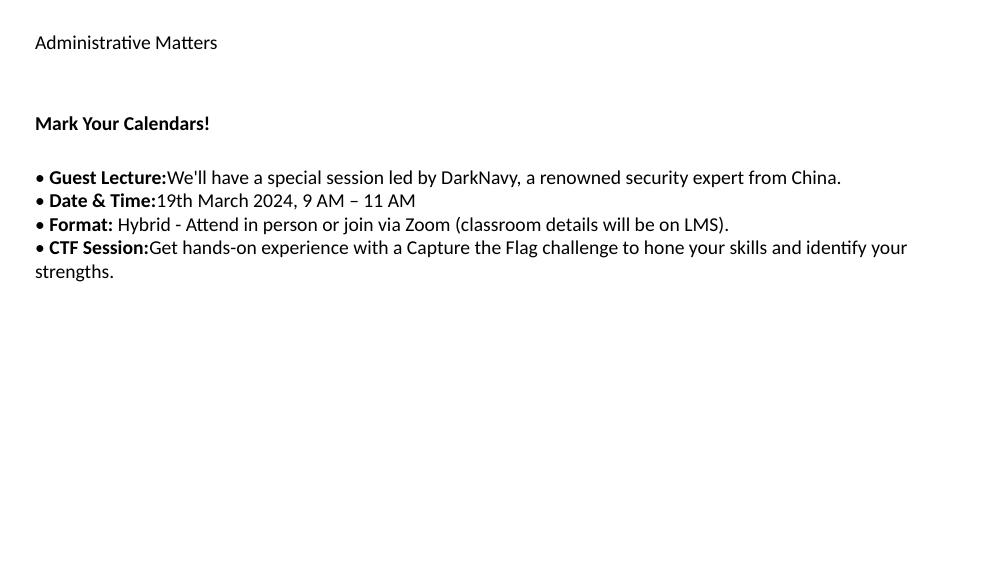
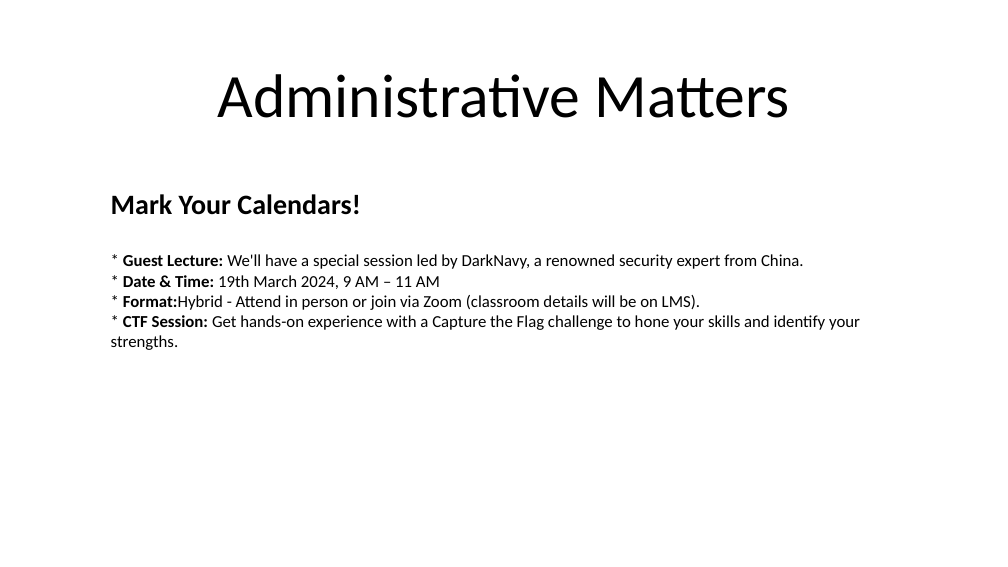
Before and after one commit to munirrudy-sg/Boring-Slide-Eradicator-inator, a slide deck: slide 3 of presentation.pptx. Drawn at 1008x567 pixels with LibreOffice and Linux fonts; fonts in the diff are those of the drawing. Boxes give left, top, right and bottom in pixels: in the first picture for what was removed or moved away, otherwise in the second. Text is boxed around its words. In the diff, an @@ line names an element or a change of style, - is before the commit and + after.

```diff
--- a/presentation.pptx
+++ b/presentation.pptx
@@ title "Administrative Matters": place and size @@
-title "Administrative Matters" at bbox=[35, 35, 217, 49]
+title "Administrative Matters" at bbox=[218, 74, 789, 118]
@@ title "Administrative Matters" at bbox=[218, 74, 789, 118]: size 14 to 44 pt; alignment left to centre; vertical alignment top to middle @@
@@ text "Mark Your Calendars!": place and size @@
-text "Mark Your Calendars!" at bbox=[35, 116, 907, 282]
+text "Mark Your Calendars!" at bbox=[111, 194, 860, 350]
@@ text at bbox=[111, 194, 361, 215]: size 14 to 20 pt in "Mark Your Calendars!" @@
@@ text at bbox=[111, 254, 860, 350]: text changed; size 14 to 12 pt @@
-• Guest Lecture:We'll have a special session led by DarkNavy, a renowned security expert from China.
-• Date & Time:19th March 2024, 9 AM – 11 AM
-• Format: Hybrid - Attend in person or join via Zoom (classroom details will be on LMS).
-• CTF Session:Get hands-on experience with a Capture the Flag challenge to hone your skills and identify your strengths.
+* Guest Lecture: We'll have a special session led by DarkNavy, a renowned security expert from China.
+* Date & Time: 19th March 2024, 9 AM – 11 AM
+* Format:Hybrid - Attend in person or join via Zoom (classroom details will be on LMS).
+* CTF Session: Get hands-on experience with a Capture the Flag challenge to hone your skills and identify your strengths.
```
Also in this commit, not shown: 13 other slides changed, 1 slide added, 1 slide removed, 3 other files.
